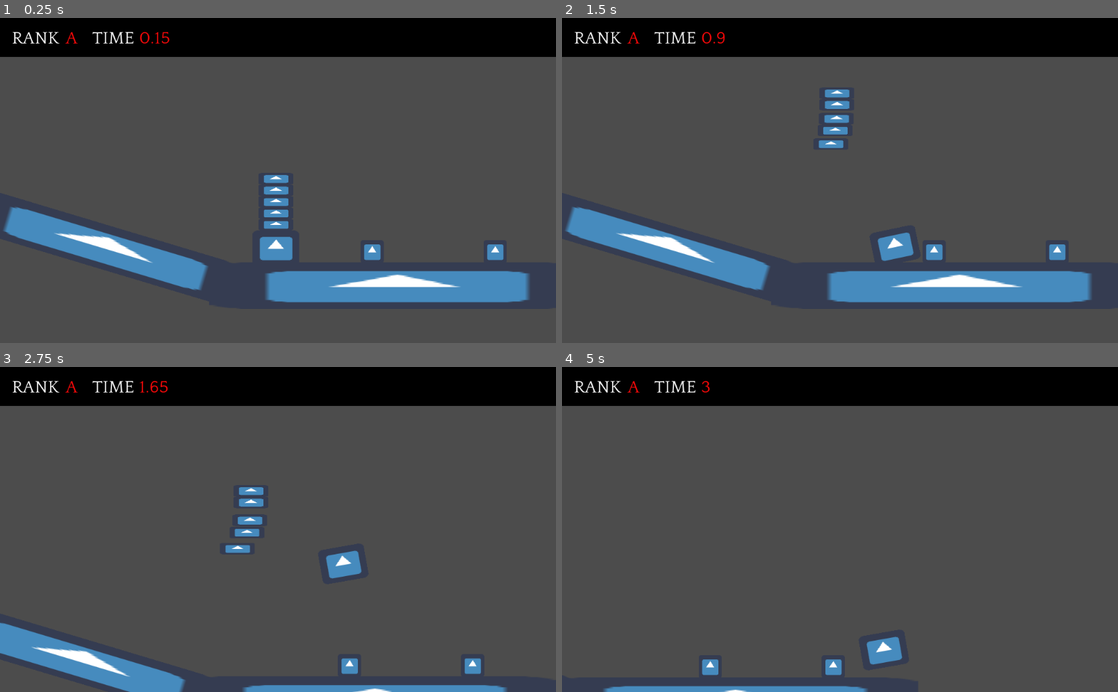
Above: before the commit, frames 1-4 (two rows, left to right).
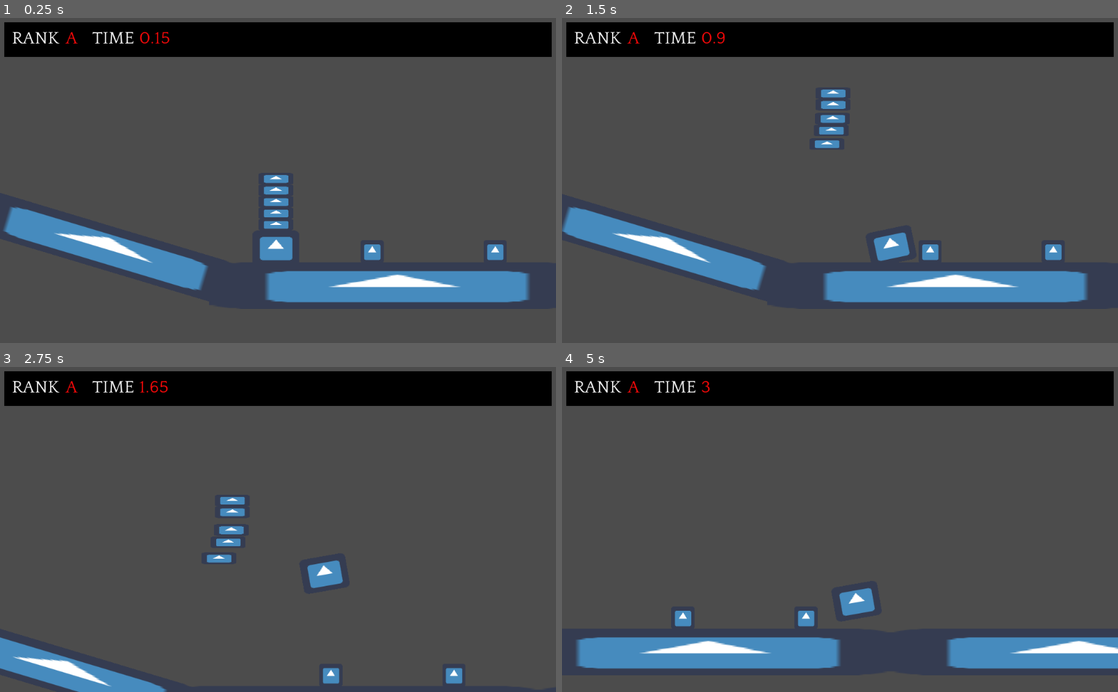
Above: after the commit, the same moments.

Repository: MauveMagician/Amazing-calzone-delivery-mobile-cat
Game: Godot game, scene res://Scene/TestStage.tscn
Two runs of this game, one before a commit and one after it. Both use one fixed random seed, a clock stepped at 60 frames per second and the inputs below. The engine's default icon, where the game draws it, is replaced by a stand-in: a white triangle on a blue panel in a dark square.
Inputs:
- Up to frame 1 (0.25 s): no input
- Up to frame 2 (1.5 s): tap Enter (ui_accept) at 0.5, 1.35 s; hold Right (ui_right) 0.53-1.28 s; hold Enter (ui_accept) 0.53-1.28 s; hold Left (ui_left) from 1.28 s (still down)
- Up to frame 3 (2.75 s): tap Enter (ui_accept) at 1.52, 1.82 s; release Left (ui_left) at 2.03 s; hold Right (ui_right) from 2.03 s (still down); hold Enter (ui_accept) from 2.03 s (still down)
- Up to frame 4 (5 s): release Enter (ui_accept) at 2.78 s; tap Enter (ui_accept) at 2.85, 3.02, 3.32, 4.35, 4.52, 4.82 s; release Right (ui_right) at 3.53 s; hold Enter (ui_accept) 3.53-4.28 s; hold Left (ui_left) from 3.53 s (still down)

The runs differ from the first frame. In frame 1, 1.4% of the frame differs, in the area x 0-100%, y 0-12%; in frame 2, 3.3%; in frame 3, 7.6%; in frame 4, 11%, in the area x 0-100%, y 0-100%.
Error after the commit: Parse Error: The function signature doesn't match the parent. Parent signature is: "Variant get(String)". (res://Scene/RankManager.gd:6)

Commit message:
finished game loop with defeat. Must code win screen and design the levels and menus

Diff:
--- a/Scene/Calzone.gd
+++ b/Scene/Calzone.gd
@@ -2,15 +2,19 @@
 
 onready var ray = $RayCast2D
 onready var fallRay = $FallRayCast
+signal explodeSignal
 
 func is_on_character():
 	if ray.is_colliding():
 		return true
 
 func explode():
+	emit_signal("explodeSignal")
 	queue_free()
+	get_parent().calzonePop(self)
 
 func _physics_process(delta):
 	if fallRay.is_colliding():
 		self.explode()
+		get_parent().takeDamage()
 	pass
--- a/Scene/Calzone.tscn
+++ b/Scene/Calzone.tscn
@@ -8,7 +8,7 @@
 custom_solver_bias = 0.0
 extents = Vector2( 48, 16 )
 
-[node name="Calzone" type="RigidBody2D" index="0"]
+[node name="Calzone" type="RigidBody2D"]
 
 position = Vector2( 64, 352 )
 input_pickable = false
--- /dev/null
+++ b/Scene/Customer.gd
@@ -0,0 +1,8 @@
+extends Area2D
+
+func _ready():
+	get_tree().paused = false
+
+func _on_Customer_body_entered(body):
+	if body.has_method("win"):
+		body.win()
--- /dev/null
+++ b/Scene/LevelManager.gd
@@ -0,0 +1,13 @@
+extends Node
+
+onready var levels = ["res://scene/TestStage.tscn"]
+var trackNo = 0
+
+func setTrack(index):
+	trackNo = index
+
+func loadLevel():
+	get_tree().change_scene(levels[trackNo])
+
+func appendLevel():
+	trackNo += 1
--- /dev/null
+++ b/Scene/LevelManager.tscn
@@ -0,0 +1,9 @@
+[gd_scene load_steps=2 format=2]
+
+[ext_resource path="res://Scene/LevelManager.gd" type="Script" id=1]
+
+[node name="LevelManager" type="Node"]
+
+pause_mode = 2
+script = ExtResource( 1 )
+_sections_unfolded = [ "Pause" ]
--- a/Scene/PlayerCharacter.gd
+++ b/Scene/PlayerCharacter.gd
@@ -5,10 +5,14 @@
 var thrust = Vector2()
 var jump = Vector2()
 var new_seed = [0,42]
+var rank = ""
 onready var ray = get_node("RayCast2D")
 onready var ray2 = get_node("RayCast2D2")
 onready var ray3 = get_node("RayCast2D3")
 onready var calzones = [$Calzone, $Calzone2, $Calzone3, $Calzone4, $Calzone5]
+
+func calzonePop(calzone):
+	calzones.remove(calzones.find(calzone))
 
 func get_input():
 	if Input.is_action_pressed("ui_left"):
@@ -26,7 +30,22 @@
 	self.new_seed = rand_seed(new_seed[1])
 	self.angular_velocity = (self.new_seed[0] % 3) + 3
 
+func takeDamage():
+	if calzones.size() < 1:
+		self.die()
+
+func die():
+	pass
+
+func win():
+	get_tree().paused = true
+	var winscreen = preload("res://scene/WinScreen.tscn").instance()
+	winscreen.calzones = calzones.size()
+	self.find_node("UI Layer").add_child(winscreen)
+
 func _ready():
+	rank = RankManager.get()
+	$"UI Layer/Control/RankLetter".text = str(rank)
 	pass
 
 func _process(delta):
@@ -38,9 +57,10 @@
 		if(jump != Vector2(0,0)):
 			self.apply_impulse(Vector2(0,0), jump)
 			for i in calzones:
-				if i != null and i.has_method("apply_impulse"):
-					if i.is_on_character():
-						i.apply_impulse(Vector2(0,0), jump)
+				if i != null:
+					if i.has_method("apply_impulse"):
+						if i.is_on_character():
+							i.apply_impulse(Vector2(0,0), jump)
 		self.mode = MODE_CHARACTER
 	elif not (ray.is_colliding()):
 		self.mode = MODE_RIGID
--- a/Scene/PlayerCharacter.tscn
+++ b/Scene/PlayerCharacter.tscn
@@ -1,8 +1,9 @@
-[gd_scene load_steps=5 format=2]
+[gd_scene load_steps=6 format=2]
 
 [ext_resource path="res://Scene/PlayerCharacter.gd" type="Script" id=1]
 [ext_resource path="res://Scene/Calzone.tscn" type="PackedScene" id=2]
 [ext_resource path="res://icon.png" type="Texture" id=3]
+[ext_resource path="res://Scene/UI Layer.tscn" type="PackedScene" id=4]
 
 [sub_resource type="CapsuleShape2D" id=1]
 
@@ -110,18 +111,18 @@
 limit_smoothed = false
 drag_margin_h_enabled = true
 drag_margin_v_enabled = true
-smoothing_enabled = false
+smoothing_enabled = true
 smoothing_speed = 5.0
 offset_v = 0.0
 offset_h = 0.0
 drag_margin_left = 0.1
-drag_margin_top = 0.2
-drag_margin_right = 0.2
-drag_margin_bottom = 0.6
+drag_margin_top = 0.1
+drag_margin_right = 0.1
+drag_margin_bottom = 0.1
 editor_draw_screen = true
 editor_draw_limits = true
 editor_draw_drag_margin = true
-_sections_unfolded = [ "Drag Margin", "Editor", "Transform" ]
+_sections_unfolded = [ "Drag Margin", "Editor", "Limit", "Offset", "Smoothing", "Transform" ]
 
 [node name="Timer" type="Timer" parent="." index="11"]
 
@@ -129,3 +130,5 @@
 wait_time = 0.5
 one_shot = false
 autostart = true
+
+[node name="UI Layer" parent="." index="12" instance=ExtResource( 4 )]
--- /dev/null
+++ b/Scene/RankManager.gd
@@ -0,0 +1,10 @@
+extends Node2D
+
+export var rank = "n/a"
+var calzones = 5
+
+func get():
+	return rank
+
+func set(new):
+	rank = new
--- /dev/null
+++ b/Scene/RankManager.tscn
@@ -0,0 +1,9 @@
+[gd_scene load_steps=2 format=2]
+
+[ext_resource path="res://Scene/RankManager.gd" type="Script" id=1]
+
+[node name="RankManager" type="Node2D" index="0"]
+
+position = Vector2( 0, -96 )
+script = ExtResource( 1 )
+rank = ""
--- a/Scene/TestStage.tscn
+++ b/Scene/TestStage.tscn
@@ -1,32 +1,66 @@
 [gd_scene load_steps=10 format=2]
 
-[ext_resource path="res://Scene/PlayerCharacter.tscn" type="PackedScene" id=1]
-[ext_resource path="res://Scene/Fire.gd" type="Script" id=2]
-[ext_resource path="res://icon.png" type="Texture" id=3]
-[ext_resource path="res://Scene/Control.gd" type="Script" id=4]
-[ext_resource path="res://font/normal-text.tres" type="Theme" id=5]
-[ext_resource path="res://Scene/Ground.gd" type="Script" id=6]
+[ext_resource path="res://Scene/Customer.gd" type="Script" id=1]
+[ext_resource path="res://icon.png" type="Texture" id=2]
+[ext_resource path="res://Scene/PlayerCharacter.tscn" type="PackedScene" id=3]
+[ext_resource path="res://Scene/Fire.gd" type="Script" id=4]
+[ext_resource path="res://Scene/Ground.gd" type="Script" id=5]
 
 [sub_resource type="RectangleShape2D" id=1]
 
 custom_solver_bias = 0.0
-extents = Vector2( 30, 30 )
+extents = Vector2( 25.8824, 25.0968 )
 
 [sub_resource type="RectangleShape2D" id=2]
 
 custom_solver_bias = 0.0
-extents = Vector2( 32, 32 )
+extents = Vector2( 30, 30 )
 
 [sub_resource type="RectangleShape2D" id=3]
 
 custom_solver_bias = 0.0
+extents = Vector2( 32, 32 )
+
+[sub_resource type="RectangleShape2D" id=4]
+
+custom_solver_bias = 0.0
 extents = Vector2( 32, 30.9508 )
 
-[node name="TestStage" type="Node" index="0"]
+[node name="TestStage" type="Node"]
 
-[node name="PlayerCharacter" parent="." index="0" instance=ExtResource( 1 )]
+[node name="Customer" type="Area2D" parent="." index="0"]
 
-[node name="Fire" type="Area2D" parent="." index="1"]
+position = Vector2( 1844.28, 420.293 )
+scale = Vector2( -2.125, 1.9375 )
+input_pickable = true
+gravity_vec = Vector2( 0, 1 )
+gravity = 98.0
+linear_damp = 0.1
+angular_damp = 1.0
+collision_layer = 1025
+collision_mask = 1025
+audio_bus_override = false
+audio_bus_name = "Master"
+script = ExtResource( 1 )
+_sections_unfolded = [ "Collision" ]
+__meta__ = {
+"_edit_group_": true
+}
+
+[node name="CollisionShape2D" type="CollisionShape2D" parent="Customer" index="0"]
+
+shape = SubResource( 1 )
+_sections_unfolded = [ "Transform" ]
+
+[node name="Sprite" type="Sprite" parent="Customer" index="1"]
+
+position = Vector2( -0.039711, -0.726399 )
+texture = ExtResource( 2 )
+_sections_unfolded = [ "Transform", "Z Index" ]
+
+[node name="PlayerCharacter" parent="." index="1" instance=ExtResource( 3 )]
+
+[node name="Fire" type="Area2D" parent="." index="2"]
 
 editor/display_folded = true
 position = Vector2( 450, 450 )
@@ -38,19 +72,19 @@
 collision_layer = 1024
 audio_bus_override = false
 audio_bus_name = "Master"
-script = ExtResource( 2 )
+script = ExtResource( 4 )
 _sections_unfolded = [ "Collision" ]
 
 [node name="Sprite" type="Sprite" parent="Fire" index="0"]
 
-texture = ExtResource( 3 )
+texture = ExtResource( 2 )
 _sections_unfolded = [ "Visibility" ]
 
 [node name="CollisionShape2D" type="CollisionShape2D" parent="Fire" index="1"]
 
-shape = SubResource( 1 )
+shape = SubResource( 2 )
 
-[node name="Fire2" type="Area2D" parent="." index="2"]
+[node name="Fire2" type="Area2D" parent="." index="3"]
 
 editor/display_folded = true
 position = Vector2( 790, 450 )
@@ -62,166 +96,17 @@
 collision_layer = 1024
 audio_bus_override = false
 audio_bus_name = "Master"
-script = ExtResource( 2 )
+script = ExtResource( 4 )
 _sections_unfolded = [ "Collision" ]
 
 [node name="Sprite" type="Sprite" parent="Fire2" index="0"]
 
-texture = ExtResource( 3 )
+texture = ExtResource( 2 )
 _sections_unfolded = [ "Visibility" ]
 
 [node name="CollisionShape2D" type="CollisionShape2D" parent="Fire2" index="1"]
 
-shape = SubResource( 1 )
-
-[node name="UI Layer" type="CanvasLayer" parent="." index="3"]
-
-layer = 1
-offset = Vector2( 0, 0 )
-rotation = 0.0
-scale = Vector2( 1, 1 )
-transform = Transform2D( 1, 0, 0, 1, 0, 0 )
-
-[node name="Control" type="NinePatchRect" parent="UI Layer" index="0"]
-
-anchor_left = 0.0
-anchor_top = 0.0
-anchor_right = 1.0
-anchor_bottom = 1.0
-rect_pivot_offset = Vector2( 0, 0 )
-rect_clip_content = false
-mouse_filter = 2
-mouse_default_cursor_shape = 0
-size_flags_horizontal = 1
-size_flags_vertical = 1
-script = ExtResource( 4 )
-_sections_unfolded = [ "Anchor", "Focus", "Grow Direction", "Hint", "Margin", "Mouse", "Rect", "Size Flags", "Theme" ]
-
-[node name="TextureRect" type="ColorRect" parent="UI Layer/Control" index="0"]
-
-modulate = Color( 0, 0, 0, 1 )
-anchor_left = 0.0
-anchor_top = 0.0
-anchor_right = 0.0
-anchor_bottom = 0.0
-margin_right = 1024.0
-margin_bottom = 72.0
-rect_pivot_offset = Vector2( 0, 0 )
-rect_clip_content = false
-mouse_filter = 0
-mouse_default_cursor_shape = 0
-size_flags_horizontal = 1
-size_flags_vertical = 1
-color = Color( 1, 1, 1, 1 )
-_sections_unfolded = [ "Visibility" ]
-
-[node name="RankLabel" type="Label" parent="UI Layer/Control" index="1"]
-
-anchor_left = 0.0
-anchor_top = 0.0
-anchor_right = 0.0
-anchor_bottom = 0.0
-margin_left = 16.0
-margin_top = 16.0
-margin_right = 116.0
-margin_bottom = 59.0
-rect_pivot_offset = Vector2( 0, 0 )
-rect_clip_content = false
-mouse_filter = 2
-mouse_default_cursor_shape = 0
-size_flags_horizontal = 1
-size_flags_vertical = 4
-theme = ExtResource( 5 )
-text = "RANK"
-align = 1
-valign = 1
-percent_visible = 1.0
-lines_skipped = 0
-max_lines_visible = -1
-_sections_unfolded = [ "Focus", "Hint", "Mouse", "Size Flags", "Theme" ]
-
-[node name="TimeLabel" type="Label" parent="UI Layer/Control" index="2"]
-
-anchor_left = 0.0
-anchor_top = 0.0
-anchor_right = 0.0
-anchor_bottom = 0.0
-margin_left = 159.0
-margin_top = 16.0
-margin_right = 259.0
-margin_bottom = 59.0
-rect_pivot_offset = Vector2( 0, 0 )
-rect_clip_content = false
-mouse_filter = 2
-mouse_default_cursor_shape = 0
-size_flags_horizontal = 1
-size_flags_vertical = 4
-theme = ExtResource( 5 )
-text = "TIME"
-align = 1
-valign = 1
-percent_visible = 1.0
-lines_skipped = 0
-max_lines_visible = -1
-_sections_unfolded = [ "Focus", "Hint", "Mouse", "Size Flags", "Theme" ]
-
-[node name="RankLetter" type="Label" parent="UI Layer/Control" index="3"]
-
-modulate = Color( 1, 0.0390625, 0.0390625, 1 )
-anchor_left = 0.0
-anchor_top = 0.0
-anchor_right = 0.0
-anchor_bottom = 0.0
-margin_left = 112.0
-margin_top = 16.0
-margin_right = 152.0
-margin_bottom = 59.0
-rect_pivot_offset = Vector2( 0, 0 )
-rect_clip_content = false
-mouse_filter = 2
-mouse_default_cursor_shape = 0
-size_flags_horizontal = 1
-size_flags_vertical = 5
-theme = ExtResource( 5 )
-text = "A"
-align = 1
-valign = 1
-percent_visible = 1.0
-lines_skipped = 0
-max_lines_visible = -1
-_sections_unfolded = [ "Anchor", "Grow Direction", "Margin", "Mouse", "Rect", "Size Flags", "Theme", "Visibility" ]
-
-[node name="TimeElapsed" type="Label" parent="UI Layer/Control" index="4"]
-
-modulate = Color( 1, 0.0390625, 0.0390625, 1 )
-anchor_left = 0.0
-anchor_top = 0.0
-anchor_right = 0.0
-anchor_bottom = 0.0
-margin_left = 256.0
-margin_top = 16.0
-margin_right = 1008.0
-margin_bottom = 59.0
-rect_pivot_offset = Vector2( 0, 0 )
-rect_clip_content = false
-mouse_filter = 2
-mouse_default_cursor_shape = 0
-size_flags_horizontal = 1
-size_flags_vertical = 5
-theme = ExtResource( 5 )
-text = "A"
-valign = 1
-percent_visible = 1.0
-lines_skipped = 0
-max_lines_visible = -1
-_sections_unfolded = [ "Anchor", "Grow Direction", "Margin", "Mouse", "Rect", "Size Flags", "Theme", "Visibility" ]
-
-[node name="Timer" type="Timer" parent="UI Layer" index="1"]
-
-process_mode = 1
-wait_time = 0.01
-one_shot = false
-autostart = true
+shape = SubResource( 2 )
 
 [node name="Ground" type="StaticBody2D" parent="." index="4"]
 
@@ -234,22 +119,45 @@
 constant_angular_velocity = 0.0
 friction = 0.25
 bounce = 0.0
-script = ExtResource( 6 )
+script = ExtResource( 5 )
 _sections_unfolded = [ "Collision", "Material", "Visibility" ]
 
 [node name="Sprite" type="Sprite" parent="Ground" index="0"]
 
-texture = ExtResource( 3 )
+texture = ExtResource( 2 )
 
 [node name="CollisionShape2D" type="CollisionShape2D" parent="Ground" index="1"]
 
 position = Vector2( 1.90735e-006, -1.04904e-005 )
-shape = SubResource( 2 )
+shape = SubResource( 3 )
 _sections_unfolded = [ "Transform", "Z Index" ]
 
-[node name="StaticBody2D2" type="StaticBody2D" parent="." index="5"]
+[node name="Ground2" type="StaticBody2D" parent="." index="5"]
 
-editor/display_folded = true
+position = Vector2( 1536, 544 )
+scale = Vector2( 16, 2 )
+input_pickable = false
+collision_layer = 3
+collision_mask = 3
+constant_linear_velocity = Vector2( 0, 0 )
+constant_angular_velocity = 0.0
+friction = 0.25
+bounce = 0.0
+script = ExtResource( 5 )
+_sections_unfolded = [ "Collision", "Material", "Visibility" ]
+
+[node name="Sprite" type="Sprite" parent="Ground2" index="0"]
+
+texture = ExtResource( 2 )
+
+[node name="CollisionShape2D" type="CollisionShape2D" parent="Ground2" index="1"]
+
+position = Vector2( 1.90735e-006, -1.04904e-005 )
+shape = SubResource( 3 )
+_sections_unfolded = [ "Transform", "Z Index" ]
+
+[node name="StaticBody2D2" type="StaticBody2D" parent="." index="6"]
+
 position = Vector2( -291.416, 436.947 )
 rotation = 0.292162
 scale = Vector2( 12.5313, 1.90625 )
@@ -261,22 +169,19 @@
 friction = 0.25
 bounce = 0.0
 _sections_unfolded = [ "Material", "Visibility" ]
-__meta__ = {
-"_edit_group_": true
-}
 
 [node name="Sprite" type="Sprite" parent="StaticBody2D2" index="0"]
 
-texture = ExtResource( 3 )
+texture = ExtResource( 2 )
 
 [node name="CollisionShape2D" type="CollisionShape2D" parent="StaticBody2D2" index="1"]
 
 position = Vector2( 0, -0.97541 )
 scale = Vector2( 1, 0.97127 )
-shape = SubResource( 3 )
+shape = SubResource( 4 )
+
+[connection signal="body_entered" from="Customer" to="Customer" method="_on_Customer_body_entered"]
 
 [connection signal="body_entered" from="Fire" to="Fire" method="_on_Fire_body_entered"]
 
 [connection signal="body_entered" from="Fire2" to="Fire2" method="_on_Fire_body_entered"]
-
-[connection signal="timeout" from="UI Layer/Timer" to="UI Layer/Control" method="_on_Timer_timeout"]
--- /dev/null
+++ b/Scene/UI Layer.tscn
@@ -0,0 +1,160 @@
+[gd_scene load_steps=3 format=2]
+
+[ext_resource path="res://Scene/Control.gd" type="Script" id=1]
+[ext_resource path="res://font/normal-text.tres" type="Theme" id=2]
+
+[node name="UI Layer" type="CanvasLayer" index="0"]
+
+pause_mode = 2
+layer = 1
+offset = Vector2( 0, 0 )
+rotation = 0.0
+scale = Vector2( 1, 1 )
+transform = Transform2D( 1, 0, 0, 1, 0, 0 )
+_sections_unfolded = [ "Pause" ]
+
+[node name="Control" type="NinePatchRect" parent="." index="0"]
+
+anchor_left = 0.0
+anchor_top = 0.0
+anchor_right = 1.0
+anchor_bottom = 1.0
+rect_pivot_offset = Vector2( 0, 0 )
+rect_clip_content = false
+mouse_filter = 2
+mouse_default_cursor_shape = 0
+size_flags_horizontal = 1
+size_flags_vertical = 1
+script = ExtResource( 1 )
+_sections_unfolded = [ "Anchor", "Focus", "Grow Direction", "Hint", "Margin", "Mouse", "Rect", "Size Flags", "Theme" ]
+
+[node name="TextureRect" type="ColorRect" parent="Control" index="0"]
+
+modulate = Color( 0, 0, 0, 1 )
+anchor_left = 0.0
+anchor_top = 0.0
+anchor_right = 0.0
+anchor_bottom = 0.0
+margin_left = 8.0
+margin_top = 8.0
+margin_right = 1016.0
+margin_bottom = 72.0
+rect_pivot_offset = Vector2( 0, 0 )
+rect_clip_content = false
+mouse_filter = 0
+mouse_default_cursor_shape = 0
+size_flags_horizontal = 1
+size_flags_vertical = 1
+color = Color( 1, 1, 1, 1 )
+_sections_unfolded = [ "Visibility" ]
+
+[node name="RankLabel" type="Label" parent="Control" index="1"]
+
+anchor_left = 0.0
+anchor_top = 0.0
+anchor_right = 0.0
+anchor_bottom = 0.0
+margin_left = 16.0
+margin_top = 16.0
+margin_right = 116.0
+margin_bottom = 59.0
+rect_pivot_offset = Vector2( 0, 0 )
+rect_clip_content = false
+mouse_filter = 2
+mouse_default_cursor_shape = 0
+size_flags_horizontal = 1
+size_flags_vertical = 4
+theme = ExtResource( 2 )
+text = "RANK"
+align = 1
+valign = 1
+percent_visible = 1.0
+lines_skipped = 0
+max_lines_visible = -1
+_sections_unfolded = [ "Focus", "Hint", "Mouse", "Size Flags", "Theme" ]
+
+[node name="TimeLabel" type="Label" parent="Control" index="2"]
+
+anchor_left = 0.0
+anchor_top = 0.0
+anchor_right = 0.0
+anchor_bottom = 0.0
+margin_left = 159.0
+margin_top = 16.0
+margin_right = 259.0
+margin_bottom = 59.0
+rect_pivot_offset = Vector2( 0, 0 )
+rect_clip_content = false
+mouse_filter = 2
+mouse_default_cursor_shape = 0
+size_flags_horizontal = 1
+size_flags_vertical = 4
+theme = ExtResource( 2 )
+text = "TIME"
+align = 1
+valign = 1
+percent_visible = 1.0
+lines_skipped = 0
+max_lines_visible = -1
+_sections_unfolded = [ "Focus", "Hint", "Mouse", "Size Flags", "Theme" ]
+
+[node name="RankLetter" type="Label" parent="Control" index="3"]
+
+modulate = Color( 1, 0.0390625, 0.0390625, 1 )
+anchor_left = 0.0
+anchor_top = 0.0
+anchor_right = 0.0
+anchor_bottom = 0.0
+margin_left = 112.0
+margin_top = 16.0
+margin_right = 152.0
+margin_bottom = 59.0
+rect_pivot_offset = Vector2( 0, 0 )
+rect_clip_content = false
+mouse_filter = 2
+mouse_default_cursor_shape = 0
+size_flags_horizontal = 1
+size_flags_vertical = 5
+theme = ExtResource( 2 )
+text = "A"
+align = 1
+valign = 1
+percent_visible = 1.0
+lines_skipped = 0
+max_lines_visible = -1
+_sections_unfolded = [ "Anchor", "Grow Direction", "Margin", "Mouse", "Rect", "Size Flags", "Theme", "Visibility" ]
+
+[node name="TimeElapsed" type="Label" parent="Control" index="4"]
+
+pause_mode = 1
+modulate = Color( 1, 0.0390625, 0.0390625, 1 )
+anchor_left = 0.0
+anchor_top = 0.0
+anchor_right = 0.0
+anchor_bottom = 0.0
+margin_left = 256.0
+margin_top = 16.0
+margin_right = 1008.0
+margin_bottom = 59.0
+rect_pivot_offset = Vector2( 0, 0 )
+rect_clip_content = false
+mouse_filter = 2
+mouse_default_cursor_shape = 0
+size_flags_horizontal = 1
+size_flags_vertical = 5
+theme = ExtResource( 2 )
+text = "A"
+valign = 1
+percent_visible = 1.0
+lines_skipped = 0
+max_lines_visible = -1
+_sections_unfolded = [ "Anchor", "Grow Direction", "Margin", "Mouse", "Pause", "Rect", "Size Flags", "Theme", "Visibility" ]
+
+[node name="Timer" type="Timer" parent="." index="1"]
+
+process_mode = 1
+wait_time = 0.01
+one_shot = false
+autostart = true
+
+[connection signal="timeout" from="Timer" to="Control" method="_on_Timer_timeout"]
--- /dev/null
+++ b/Scene/WinScreen.gd
@@ -0,0 +1,34 @@
+extends NinePatchRect
+
+var accept = false
+var calzones = 5
+
+func _ready():
+	get_tree().paused = true
+	get_node("../Timer").stop()
+
+func showNext():
+	if not $VBoxContainer/TimeLabel.visible:
+		$VBoxContainer/TimeLabel.text = $VBoxContainer/TimeLabel.text + " " + get_node("../Control/TimeElapsed").text
+		$VBoxContainer/TimeLabel.visible = true
+		return
+	if not $VBoxContainer/CalzonesLeftLabel.visible:
+		$VBoxContainer/CalzonesLeftLabel.text = $VBoxContainer/CalzonesLeftLabel.text + " " + str(calzones)
+		$VBoxContainer/CalzonesLeftLabel.visible = true
+		return
+	if not $VBoxContainer/RankLabel.visible:
+		$VBoxContainer/RankLabel.text = $VBoxContainer/RankLabel.text + " " + str(RankManager.get())
+		$VBoxContainer/RankLabel.visible = true
+		return
+	if not $VBoxContainer/Continue.visible:
+		$VBoxContainer/Continue.visible = true
+		accept = true
+		return
+
+func _input(event):
+	if Input.is_action_pressed("ui_accept") and accept:
+		LevelManager.call_deferred('loadLevel')
+		queue_free()
+
+func _on_WinScreenTimer_timeout():
+	showNext()
--- /dev/null
+++ b/Scene/WinScreen.tscn
@@ -0,0 +1,191 @@
+[gd_scene load_steps=3 format=2]
+
+[ext_resource path="res://Scene/WinScreen.gd" type="Script" id=1]
+[ext_resource path="res://font/normal-text.tres" type="Theme" id=2]
+
+[node name="WinScreen" type="NinePatchRect"]
+
+pause_mode = 2
+editor/display_folded = true
+anchor_left = 0.5
+anchor_top = 0.5
+anchor_right = 0.5
+anchor_bottom = 0.5
+margin_left = -226.0
+margin_top = -100.0
+margin_right = 226.0
+margin_bottom = 100.0
+rect_pivot_offset = Vector2( 0, 0 )
+rect_clip_content = false
+mouse_filter = 2
+mouse_default_cursor_shape = 0
+size_flags_horizontal = 1
+size_flags_vertical = 1
+script = ExtResource( 1 )
+_sections_unfolded = [ "Pause" ]
+
+[node name="VBoxContainer" type="VBoxContainer" parent="." index="0"]
+
+anchor_left = 0.0
+anchor_top = 0.0
+anchor_right = 0.0
+anchor_bottom = 0.0
+margin_right = 450.0
+margin_bottom = 200.0
+rect_pivot_offset = Vector2( 0, 0 )
+rect_clip_content = false
+mouse_filter = 1
+mouse_default_cursor_shape = 0
+size_flags_horizontal = 1
+size_flags_vertical = 1
+alignment = 0
+
+[node name="DeliveryText" type="Label" parent="VBoxContainer" index="0"]
+
+anchor_left = 0.0
+anchor_top = 0.0
+anchor_right = 0.0
+anchor_bottom = 0.0
+margin_right = 450.0
+margin_bottom = 38.0
+rect_pivot_offset = Vector2( 0, 0 )
+rect_clip_content = false
+mouse_filter = 2
+mouse_default_cursor_shape = 0
+size_flags_horizontal = 1
+size_flags_vertical = 4
+theme = ExtResource( 2 )
+text = "Calzones Delivered!"
+align = 1
+valign = 1
+percent_visible = 1.0
+lines_skipped = 0
+max_lines_visible = -1
+_sections_unfolded = [ "Theme" ]
+
+[node name="TimeLabel" type="Label" parent="VBoxContainer" index="1"]
+
+visible = false
+anchor_left = 0.0
+anchor_top = 0.0
+anchor_right = 0.0
+anchor_bottom = 0.0
+margin_top = 42.0
+margin_right = 450.0
+margin_bottom = 80.0
+rect_pivot_offset = Vector2( 0, 0 )
+rect_clip_content = false
+mouse_filter = 2
+mouse_default_cursor_shape = 0
+size_flags_horizontal = 1
+size_flags_vertical = 4
+theme = ExtResource( 2 )
+text = "Time -"
+align = 1
+valign = 1
+percent_visible = 1.0
+lines_skipped = 0
+max_lines_visible = -1
+_sections_unfolded = [ "Theme" ]
+
+[node name="CalzonesLeftLabel" type="Label" parent="VBoxContainer" index="2"]
+
+visible = false
+anchor_left = 0.0
+anchor_top = 0.0
+anchor_right = 0.0
+anchor_bottom = 0.0
+margin_top = 42.0
+margin_right = 450.0
+margin_bottom = 80.0
+rect_pivot_offset = Vector2( 0, 0 )
+rect_clip_content = false
+mouse_filter = 2
+mouse_default_cursor_shape = 0
+size_flags_horizontal = 1
+size_flags_vertical = 4
+theme = ExtResource( 2 )
+text = "Calzones -"
+align = 1
+valign = 1
+percent_visible = 1.0
+lines_skipped = 0
+max_lines_visible = -1
+_sections_unfolded = [ "Theme" ]
+
+[node name="RankLabel" type="Label" parent="VBoxContainer" index="3"]
+
+visible = false
+anchor_left = 0.0
+anchor_top = 0.0
+anchor_right = 0.0
+anchor_bottom = 0.0
+margin_top = 42.0
+margin_right = 450.0
+margin_bottom = 80.0
+rect_pivot_offset = Vector2( 0, 0 )
+rect_clip_content = false
+mouse_filter = 2
+mouse_default_cursor_shape = 0
+size_flags_horizontal = 1
+size_flags_vertical = 4
+theme = ExtResource( 2 )
+text = "Rank -"
+align = 1
+valign = 1
+percent_visible = 1.0
+lines_skipped = 0
+max_lines_visible = -1
+_sections_unfolded = [ "Theme" ]
+
+[node name="Continue" type="Label" parent="VBoxContainer" index="4"]
+
+visible = false
+anchor_left = 0.0
+anchor_top = 0.0
+anchor_right = 0.0
+anchor_bottom = 0.0
+margin_top = 42.0
+margin_right = 450.0
+margin_bottom = 56.0
+rect_pivot_offset = Vector2( 0, 0 )
+rect_clip_content = false
+mouse_filter = 2
+mouse_default_cursor_shape = 0
+size_flags_horizontal = 1
+size_flags_vertical = 4
+text = "Press SPACE to continue"
+align = 1
+valign = 1
+percent_visible = 1.0
+lines_skipped = 0
+max_lines_visible = -1
+
+[node name="WinScreenTimer" type="Timer" parent="VBoxContainer" index="5"]
+
+process_mode = 1
+wait_time = 0.8
+one_shot = false
+autostart = true
+
+[node name="WinScreenColorRect" type="ColorRect" parent="." index="1"]
+
+show_behind_parent = true
+anchor_left = 0.5
+anchor_top = 0.5
+anchor_right = 0.5
+anchor_bottom = 0.5
+margin_left = -224.0
+margin_top = -100.0
+margin_right = 224.0
+margin_bottom = 100.0
+rect_pivot_offset = Vector2( 0, 0 )
+rect_clip_content = false
+mouse_filter = 0
+mouse_default_cursor_shape = 0
+size_flags_horizontal = 1
+size_flags_vertical = 1
+color = Color( 0, 0, 0, 1 )
+_sections_unfolded = [ "Material", "Rect", "Visibility" ]
+
+[connection signal="timeout" from="VBoxContainer/WinScreenTimer" to="." method="_on_WinScreenTimer_timeout"]
--- a/project.godot
+++ b/project.godot
@@ -14,6 +14,11 @@
 run/main_scene="res://Scene/TestStage.tscn"
 config/icon="res://icon.png"
 
+[autoload]
+
+RankManager="*res://Scene/RankManager.gd"
+LevelManager="*res://Scene/LevelManager.gd"
+
 [display]
 
 window/size/resizable=false
